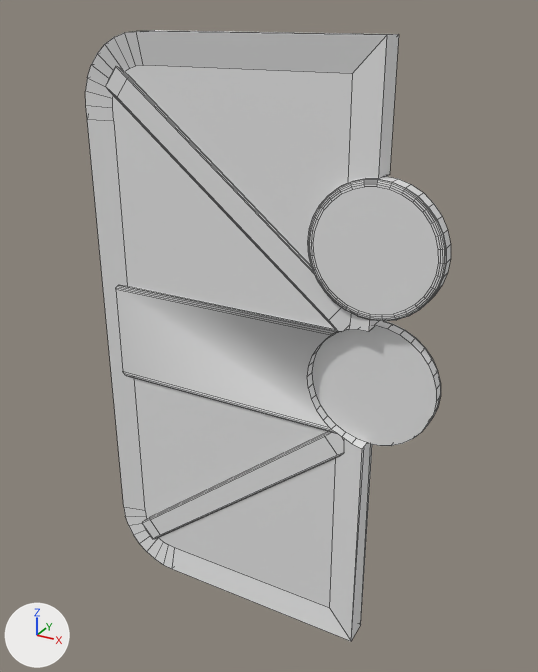
One commit to the FBX model BlenderFiles/Exports/rightDoor.fbx: the scene before it, then after it.
Both versions are drawn from a 50 mm lens placed at (0.795, -2.227, 2.318), pointed at (-0.42, -0.018, 1.214). The lights are fixed; the arrows at lower left show +X, +Y and +Z. Mesh edges are drawn as thin lines. Where no turn or scale is listed for an object, it has been applied to the vertices.

Objects in the first picture: 'rightDoor'.
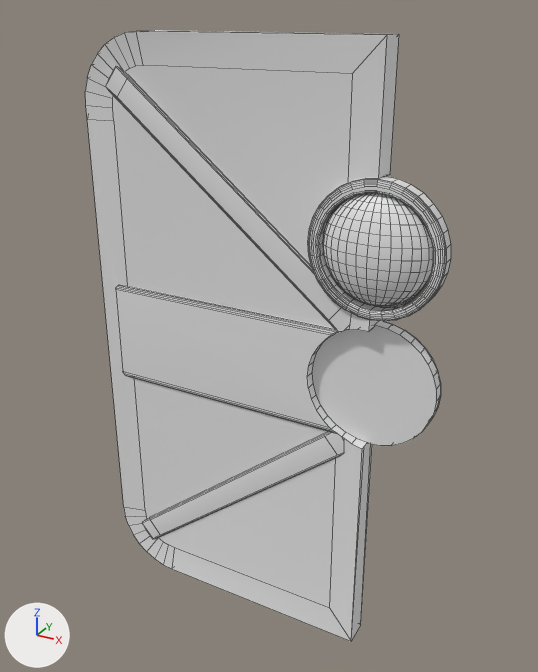
Changed parts and their boxes (x1, y1, x2, y2) in the pictures (538 x 672 px):
part 1 of me_rightdoor, added: after (323, 193, 433, 306)
part 2 of me_rightdoor, built on: (313, 186, 438, 315) in both

The change in detail:
Material 'CentreGlass' (mat_centreglass) is new.
Its base color is (0.8, 0.8, 0.8) (white #e7e7e7).
me_rightdoor is used by ob_rightdoor; location (0.0, 0.0, 0.0).
me_rightdoor had 818 vertices, 602 faces and spanned x -1.12..0.23, y -0.1..0.01, z 0.0..2.25.
me_rightdoor now has 1346 vertices, 1134 faces and spans x -1.12..0.23, y -0.16..0.01, z 0.0..2.25.
me_rightdoor part 1: a new loose piece of 272 vertices spanning x -0.19..0.19, y -0.16..-0.04, z 1.43..1.81, in mat_centreglass (white #e7e7e7).
Part 2, on me_rightdoor:
2 faces are deleted.
256 vertices are added at x -0.2..0.2, y -0.1..-0.05, z 1.41..1.82.
96 new faces join them, mat_innermetal (its picture is missing).
126 new faces join them, mat_circles (its picture is missing).
6 new faces join them, mat_dooredge (its picture is missing).
me_rightdoor now uses material mat_centreglass (white #e7e7e7).
